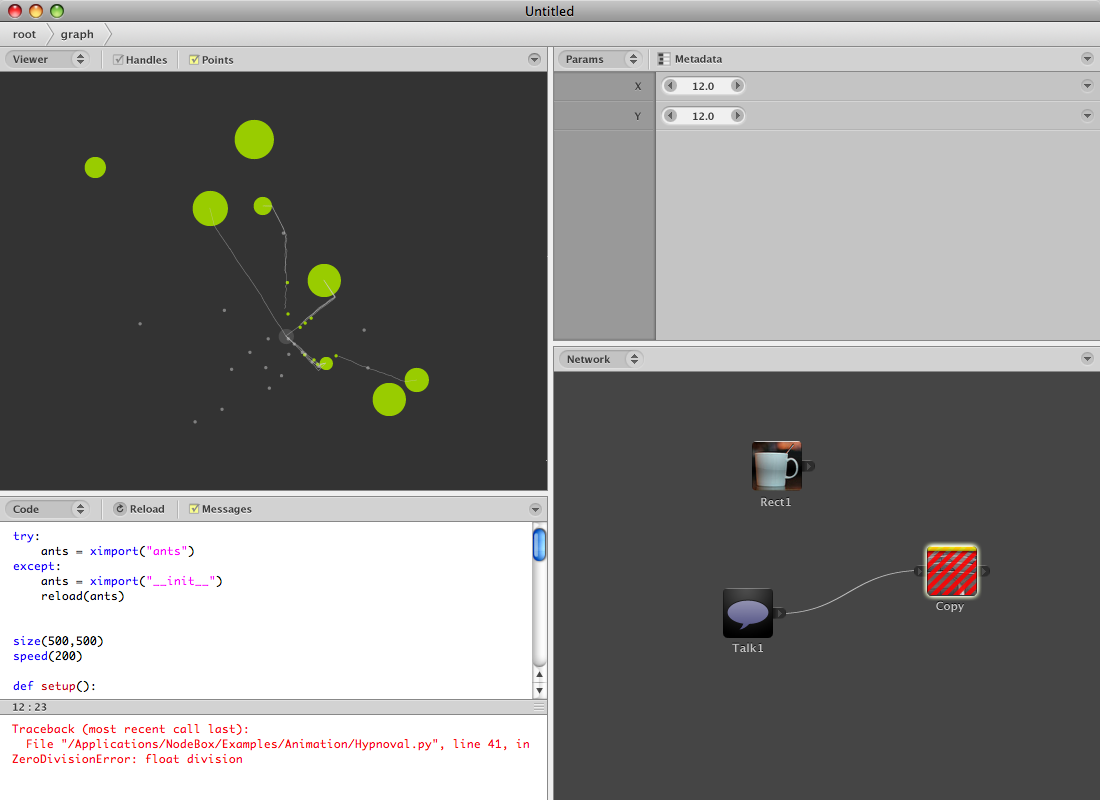
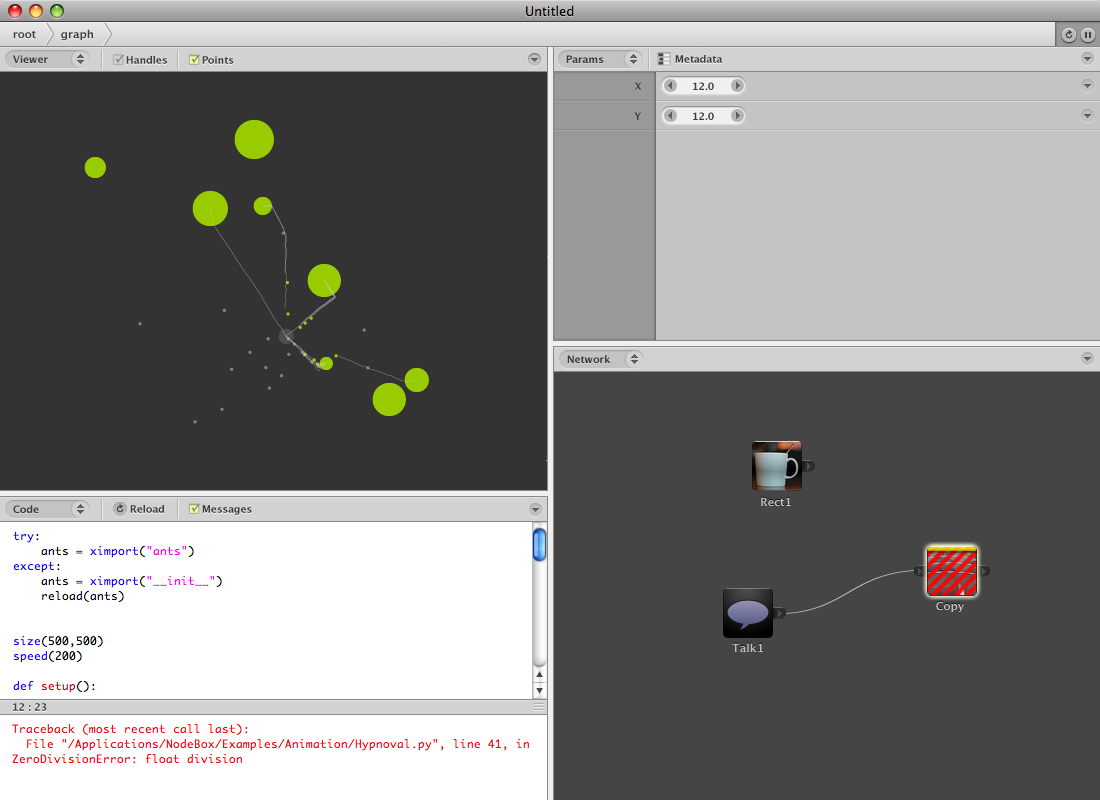
Layer changes from the first (1100, 800) image to the second:
added group "update" with 12 layers in group "addressbar" over <box>1055,22,1100,46</box>
added group "reload-off" with 1 layers in group "update" over <box>1062,28,1076,42</box>
added layer "reload" (3rd of 3, in "addressbar" › "update" › "reload-off") in group "reload-off" over <box>1062,28,1076,42</box>
added group "pause-off" with 1 layers in group "update" over <box>1081,28,1095,42</box>
added layer "pause copy" in group "pause-off" over <box>1081,28,1095,42</box>
added layer "side_light" (13%) in group "update" over <box>1056,22,1057,46</box>
added layer "side_dark" (50%) in group "update" over <box>1055,22,1056,46</box>
added layer "Layer 23" in group "update" over <box>1056,22,1100,46</box>
added layer "Layer 22" (9%) in group "update" over <box>1057,22,1100,46</box>
